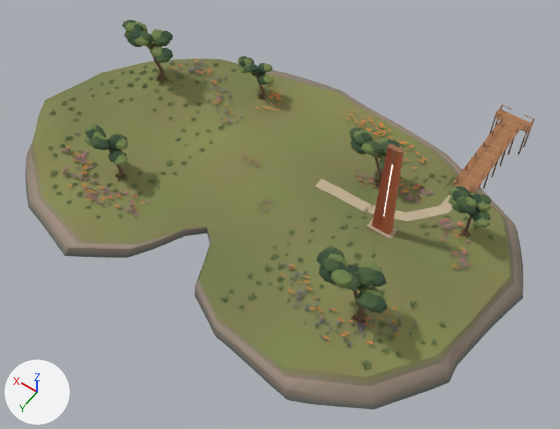
Renders of the glTF model sri_portfolio/sri_portfolio/public/models/islands/fieldnotes-coast.glb from each side of a commit.
The view is the same before and after, from a 50 mm lens placed at (-41.4, 50.9, 77.4), pointed at (-5.9, 1.3, -0.7). Lighting does not change. The marker at lower left points along +X, +Y and +Z. The first picture is the older version. Where no turn or scale is listed for an object, it has been applied to the vertices. Vertices at exactly the same position are counted once.

Names of what the first picture shows: 'Fieldnotes_BluffAndWaterline', 'Fieldnotes_CoastalDrifts', 'Fieldnotes_CourtyardBeds', 'Fieldnotes_Cypress', 'Fieldnotes_LandSurface', 'Fieldnotes_Pier', 'Fieldnotes_SignalBlade', 'Fieldnotes_WestSpur' and 1 more.
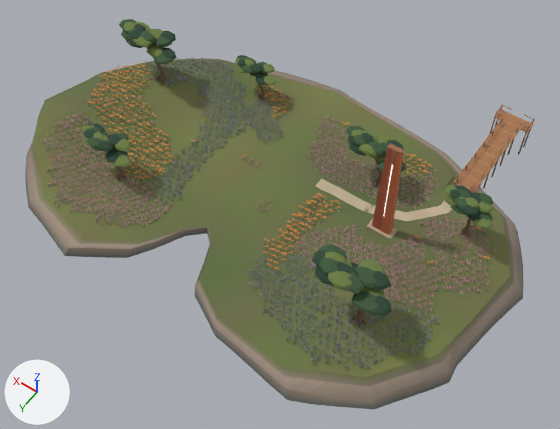
Changed parts and their boxes [x1, y1, x2, y2] in the pictures (560 x 429 px; the box of a moved part takes in the faces that stretch with it):
'Fieldnotes_CoastalDrifts', reshaped, moved, rescaled
    before: [48, 60, 493, 369]
    after: [43, 57, 495, 370]
'Fieldnotes_Cypress', reshaped, moved, rescaled
    before: [84, 20, 491, 327]
    after: [81, 19, 494, 327]
'Fieldnotes_CourtyardBeds', moved, rescaled
    before: [241, 154, 274, 213]
    after: [242, 153, 274, 213]
part 1 of me_fieldnotes_coastaldrifts, deleted
    before: [48, 60, 493, 369]
part 2 of me_fieldnotes_coastaldrifts, built on
    before: [51, 60, 478, 348]
    after: [43, 57, 495, 370]
part 3 of me_fieldnotes_cypress, moved or reshaped
    before: [154, 36, 170, 46]
    after: [358, 259, 385, 274]
part 4 of me_fieldnotes_cypress, added
    after: [318, 244, 347, 259]
part 5 of me_fieldnotes_cypress, moved or reshaped
    before: [122, 20, 274, 100]
    after: [119, 19, 276, 100]
part 6 of me_fieldnotes_cypress, moved or reshaped
    before: [349, 127, 491, 238]
    after: [346, 126, 494, 237]
part 7 of me_fieldnotes_cypress, moved or reshaped
    before: [84, 125, 129, 179]
    after: [81, 123, 131, 181]
part 8 of me_fieldnotes_cypress, moved or reshaped
    before: [316, 247, 387, 327]
    after: [312, 251, 391, 327]
part 9 of me_fieldnotes_landsurface, recoloured (yellow to dark green)
    both: [38, 59, 500, 369]
part 10 of me_fieldnotes_landsurface, recoloured (yellow to dark yellow)
    both: [33, 70, 510, 377]

The change, as a diff of the scene's bpy script:
```diff
--- a/sri_portfolio/sri_portfolio/public/models/islands/fieldnotes-coast.glb.py
+++ b/sri_portfolio/sri_portfolio/public/models/islands/fieldnotes-coast.glb.py
@@ me_fieldnotes_coastaldrifts @@
 # used by ob_fieldnotes_coastaldrifts; parent = ob_fieldnotescoast_root; location = (-1.211, -1.492, 1.525); scale = (30.3, 30.3, 30.3)
-me_fieldnotes_coastaldrifts.from_pydata(...)  # 55052 vertices, 62844 faces; spans x -1.0..1.0, y -0.58..0.58, z -0.05..0.05
+me_fieldnotes_coastaldrifts.from_pydata(...)  # 264053 vertices, 219306 faces; spans x -1.0..1.0, y -0.55..0.55, z -0.06..0.06
+# me_fieldnotes_coastaldrifts part 1: 2088 loose pieces with 27965 vertices, spanning x -1.0..1.0, y -0.58..0.58, z -0.05..0.05, are deleted
+# me_fieldnotes_coastaldrifts part 2: 5214 vertices moved within x -0.9..0.93, y -0.54..0.52, z -0.05..0.05; 14031 vertices removed from x -0.91..0.94, y -0.55..0.53, z -0.05..0.05; 250997 vertices added at x -1.0..1.0, y -0.55..0.54, z -0.06..0.06
+# other edits to the shape of me_fieldnotes_coastaldrifts do not show in these pictures
 me_fieldnotes_coastaldrifts.materials.append(mat_fieldnotes_mattepalette)
@@ me_fieldnotes_cypress @@
 # used by ob_fieldnotes_cypress; parent = ob_fieldnotescoast_root; location = (-1.342, -1.717, 5.514); scale = (28.3, 28.3, 28.3)
-me_fieldnotes_cypress.from_pydata(...)  # 3972 vertices, 7044 faces; spans x -1.0..1.0, y -0.5..0.5, z -0.2..0.2
+me_fieldnotes_cypress.from_pydata(...)  # 5232 vertices, 9060 faces; spans x -1.0..1.0, y -0.49..0.49, z -0.19..0.19
+# me_fieldnotes_cypress part 3: the loose piece of 23 vertices spanning x 0.73..0.81, y -0.26..-0.19, z 0.08..0.13 is scaled about its middle by (1.33, 1.2, 0.83), then moved by (-1.51, 0.57, 0.04)
+# me_fieldnotes_cypress part 4: the loose piece of 23 vertices spanning x -0.65..-0.56, y 0.35..0.42, z 0.12..0.17 is copied, and the copy is moved by (0.01, -0.01, 0.0); it spans x -0.65..-0.54, y 0.33..0.41, z 0.12..0.17
+# me_fieldnotes_cypress part 5: 134 vertices moved within x 0.27..0.97, y -0.48..-0.14, z -0.19..0.15; 955 vertices removed from x 0.26..0.99, y -0.5..-0.12, z -0.2..0.16; 1430 vertices added at x 0.24..0.98, y -0.49..-0.11, z -0.19..0.15
+# me_fieldnotes_cypress part 6: 161 vertices moved within x -0.98..-0.26, y -0.35..-0.16, z -0.19..0.1; 898 vertices removed from x -0.99..-0.25, y -0.36..-0.14, z -0.19..0.11; 1156 vertices added at x -0.99..-0.23, y -0.36..-0.14, z -0.18..0.11
+# me_fieldnotes_cypress part 7: 59 vertices moved within x 0.5..0.7, y 0.3..0.42, z -0.19..0.04; 489 vertices removed from x 0.46..0.73, y 0.29..0.43, z -0.19..0.06; 729 vertices added at x 0.43..0.73, y 0.28..0.43, z -0.19..0.05
+# me_fieldnotes_cypress part 8: 55 vertices moved within x -0.86..-0.59, y 0.34..0.48, z -0.12..0.18; 523 vertices removed from x -0.88..-0.56, y 0.32..0.5, z -0.12..0.2; 577 vertices added at x -0.88..-0.54, y 0.31..0.49, z -0.12..0.19
+# other edits to the shape of me_fieldnotes_cypress do not show in these pictures
 me_fieldnotes_cypress.materials.append(mat_fieldnotes_mattepalette)
@@ me_fieldnotes_landsurface @@
 me_fieldnotes_landsurface.from_pydata(...)  # 640 vertices, 1202 faces; spans x -33.0..33.0, y -20.0..20.0, z -1.7..1.7
+# me_fieldnotes_landsurface part 9: 722 faces centred in x -29.6..32.4, y -18.4..19.2, z -1.7..1.7 are repainted in the vertex colours; the middle colour goes from yellow #7d814d to dark green #697142
+# me_fieldnotes_landsurface part 10: 480 faces centred in x -32.7..29.5, y -19.6..19.3, z -1.1..1.7 are repainted in the vertex colours; the middle colour goes from yellow #858651 to dark yellow #717647
 me_fieldnotes_landsurface.materials.append(mat_fieldnotes_mattepalette)
@@ ob_fieldnotes_coastaldrifts @@
 ob_fieldnotes_coastaldrifts.parent = ob_fieldnotescoast_root
-ob_fieldnotes_coastaldrifts.location = (-1.211, -1.492, 1.525)
-ob_fieldnotes_coastaldrifts.scale = (30.3, 30.3, 30.3)
+ob_fieldnotes_coastaldrifts.location = (-2.107, 0.341, 1.737)
+ob_fieldnotes_coastaldrifts.scale = (30.9, 30.9, 30.9)
@@ ob_fieldnotes_courtyardbeds @@
 ob_fieldnotes_courtyardbeds.parent = ob_fieldnotescoast_root
-ob_fieldnotes_courtyardbeds.location = (-0.696, -0.473, 0.391)
+ob_fieldnotes_courtyardbeds.location = (-0.68, -0.457, 0.383)
 ob_fieldnotes_courtyardbeds.scale = (4.1, 4.1, 4.1)
@@ ob_fieldnotes_cypress @@
 ob_fieldnotes_cypress.parent = ob_fieldnotescoast_root
-ob_fieldnotes_cypress.location = (-1.342, -1.717, 5.514)
-ob_fieldnotes_cypress.scale = (28.3, 28.3, 28.3)
+ob_fieldnotes_cypress.location = (-1.234, -1.651, 5.428)
+ob_fieldnotes_cypress.scale = (28.8, 28.8, 28.8)
```
